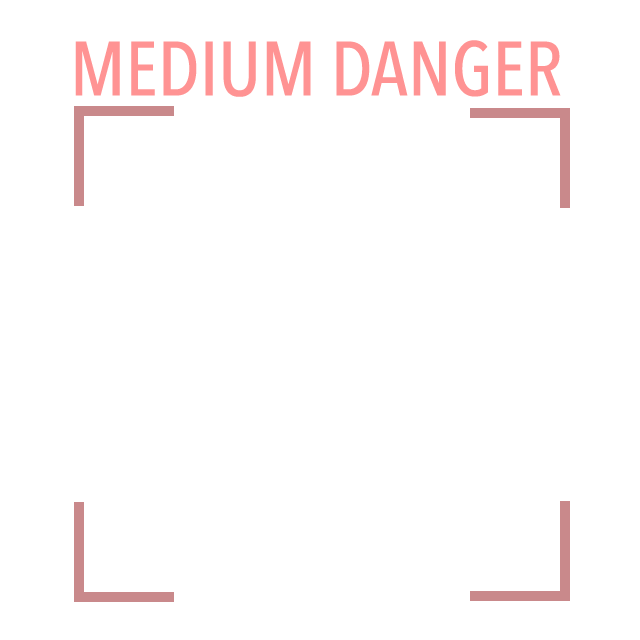
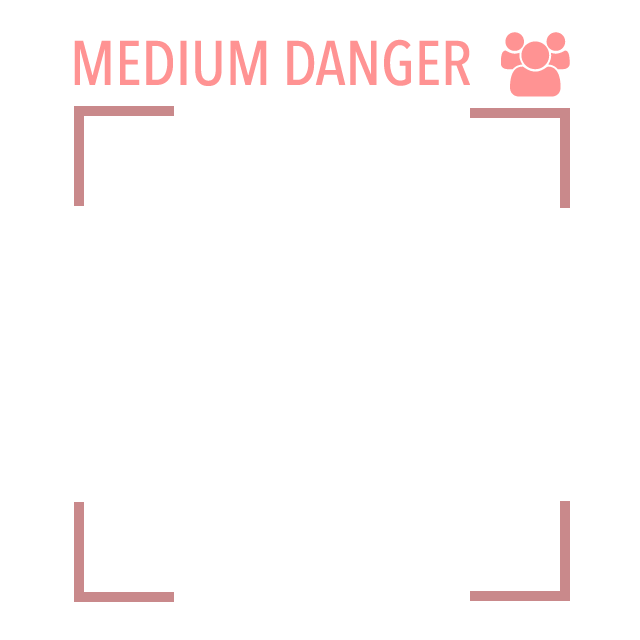
Layers edited between the first and the second 640x640 image:
added layer (unnamed layer) (50%) above "MEDIUM DANGER" over [501, 32, 570, 97]
painted on "MEDIUM DANGER" over [74, 39, 561, 97]
